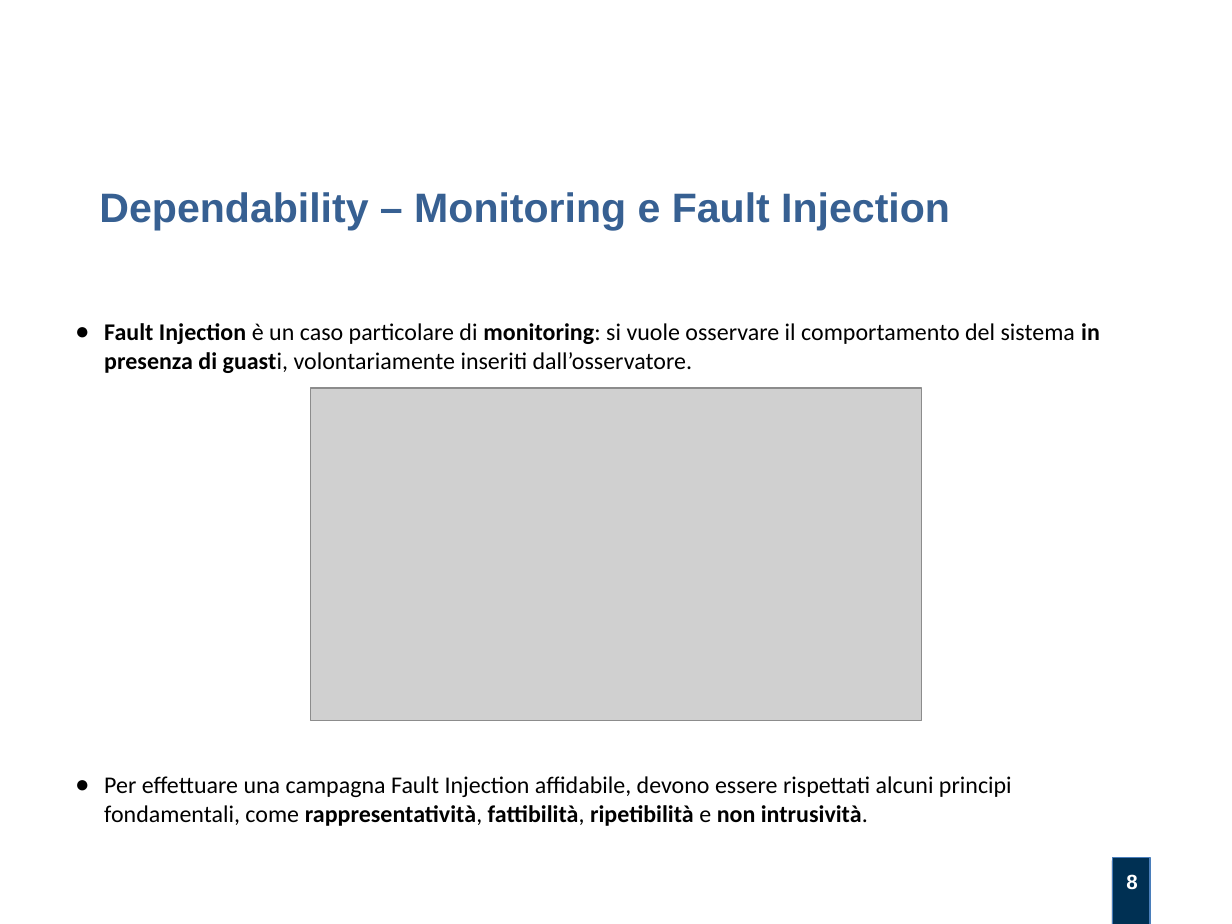
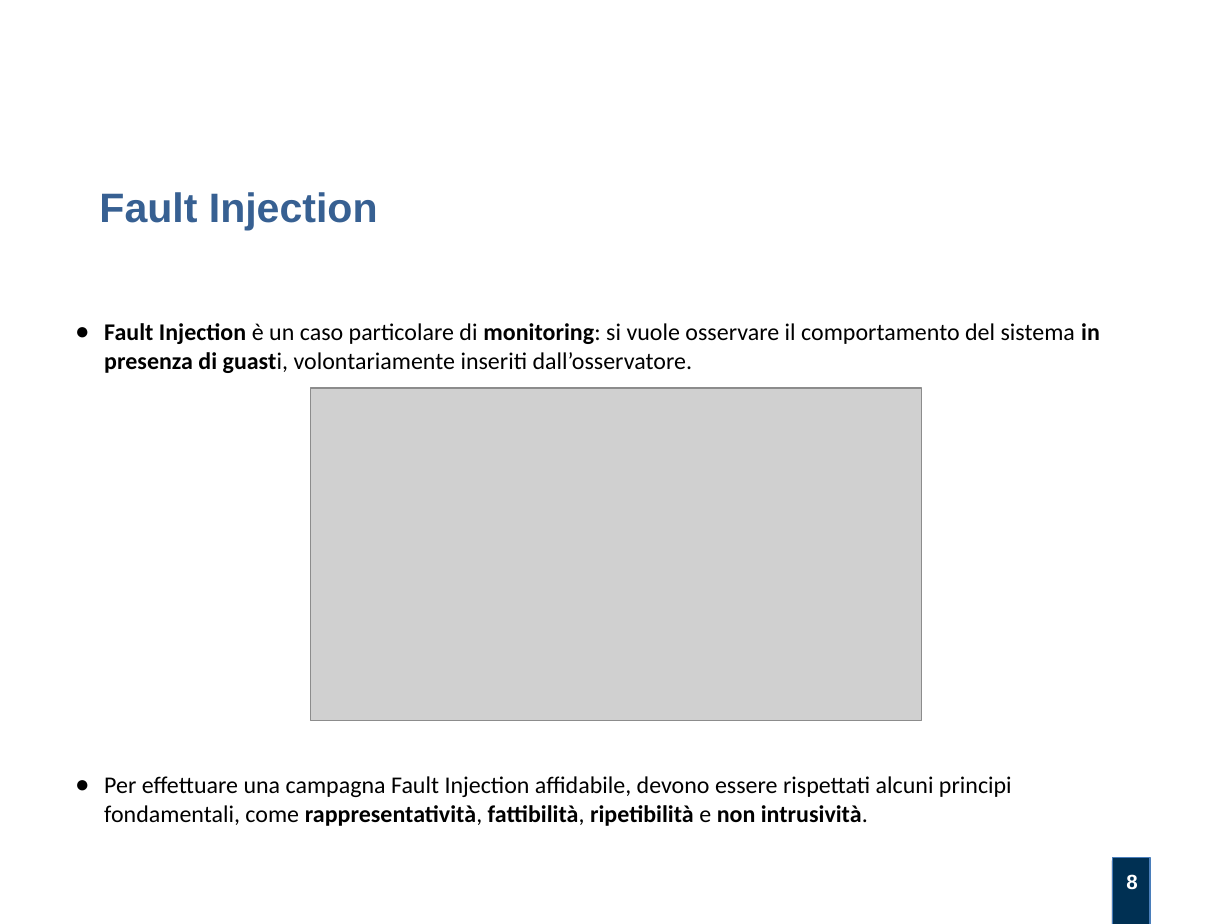
Before and after one commit to alexfoglia1/thesis, a slide deck: slide 8 of Slides/slides.odp. Drawn at 1232x924 pixels with LibreOffice and Linux fonts; fonts in the diff are those of the drawing; grey boxes stand for pictures; background and template pictures are left out. Boxes give left, top, right and bottom in pixels: in the first picture for what was removed or moved away, otherwise in the second. Text is boxed around its words. In the diff, an @@ line names an element or a change of style, - is before the commit and + after.

```diff
--- a/Slides/slides.odp
+++ b/Slides/slides.odp
@@ text at (99,192,378,231): text changed @@
-Dependability – Monitoring e Fault Injection
+Fault Injection
```
Also in this commit, not shown: 3 other slides changed, 5 slides added, 10 other files.
